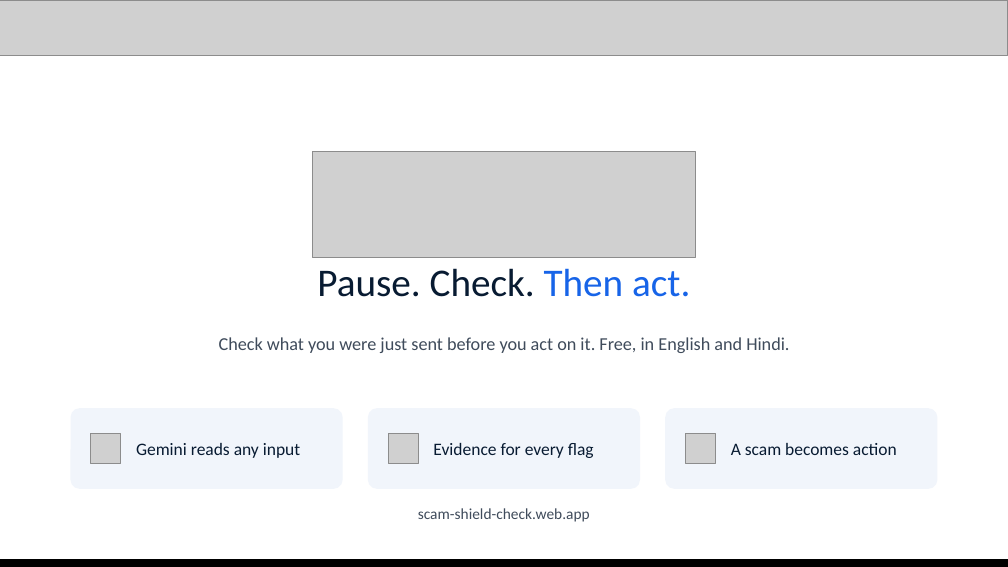
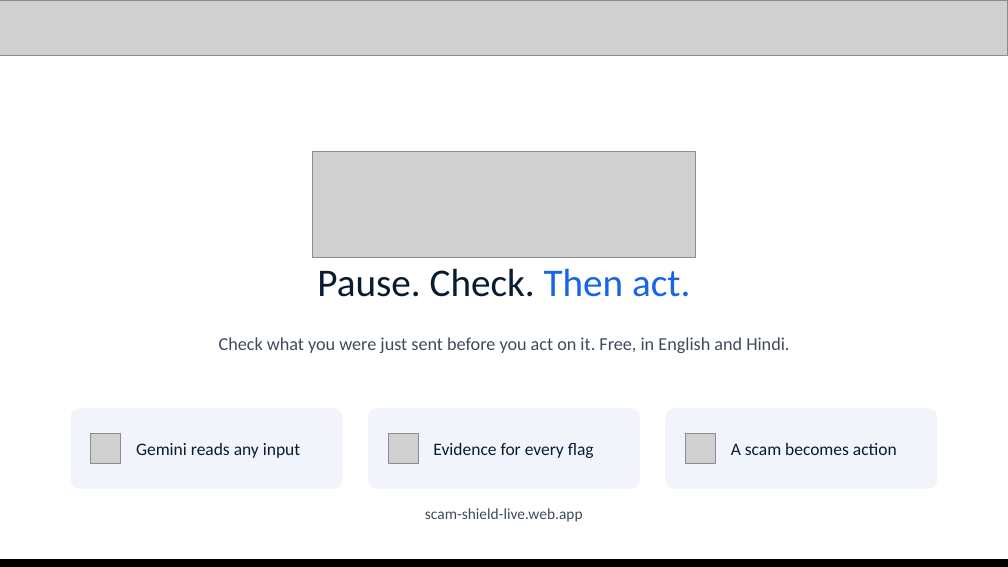
Before and after one commit to Namans12/scam-shield, a slide deck: slide 15 of docs/submission/Scam-Shield-deck.pptx. Drawn at 1008x567 pixels with LibreOffice and Linux fonts; fonts in the diff are those of the drawing; grey boxes stand for pictures. Boxes give left, top, right and bottom in pixels: in the first picture for what was removed or moved away, otherwise in the second. Text is boxed around its words. In the diff, an @@ line names an element or a change of style, - is before the commit and + after.

```diff
--- a/docs/submission/Scam-Shield-deck.pptx
+++ b/docs/submission/Scam-Shield-deck.pptx
@@ text at bbox=[425, 508, 583, 522]: text changed @@
-scam-shield-check.web.app
+scam-shield-live.web.app
```
Also in this commit, not shown: 1 other slide changed, 6 other files.
